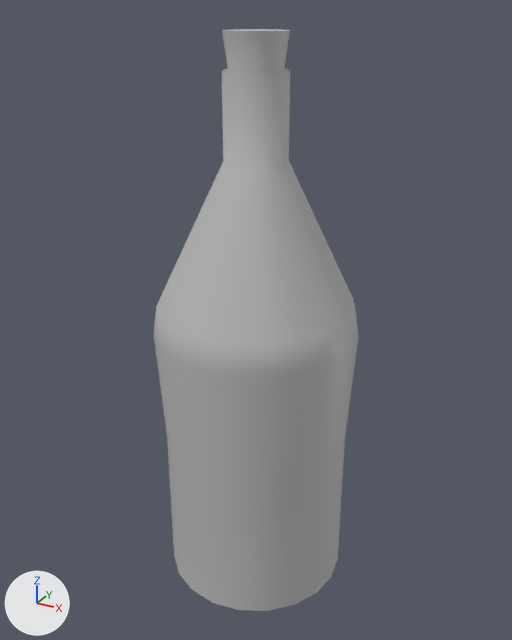
Before and after pictures for a commit that changed the FBX model Assets/#Project/Models/Bottles/champagne.fbx.
Camera for both pictures: a 50 mm camera at (0.051, -0.457, 0.46) aimed at (-0.202, 0.003, 0.23). The lights are fixed; the arrows at lower left show +X, +Y and +Z. Where no turn or scale is listed for an object, it has been applied to the vertices.

Names of what the first picture shows: 'champagne'.
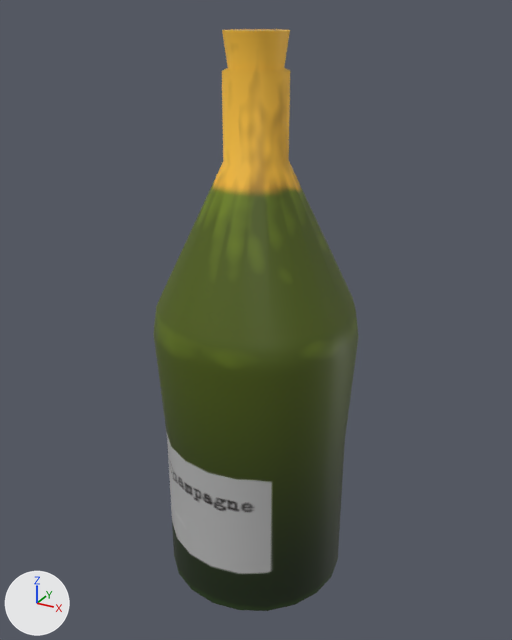
The newer file is also rescaled (x0.6) as a whole; pictures and numbers use the older file's frame.

The change in detail:
Picture 'bottles_C.png' (img_bottles_c_png) is new.
In material 'bottles1' (mat_bottles1), base_color is no longer (0.5, 0.5, 0.5), grey #bcbcbc.
In material 'bottles1' (mat_bottles1), texture is now set to img_bottles_c_png.

Boxes (x1, y1, x2, y2) around the edits, measured in the pictures (512 x 640 px):
'champagne', surface changed (grey to green)
    both: (154, 29, 358, 611)
